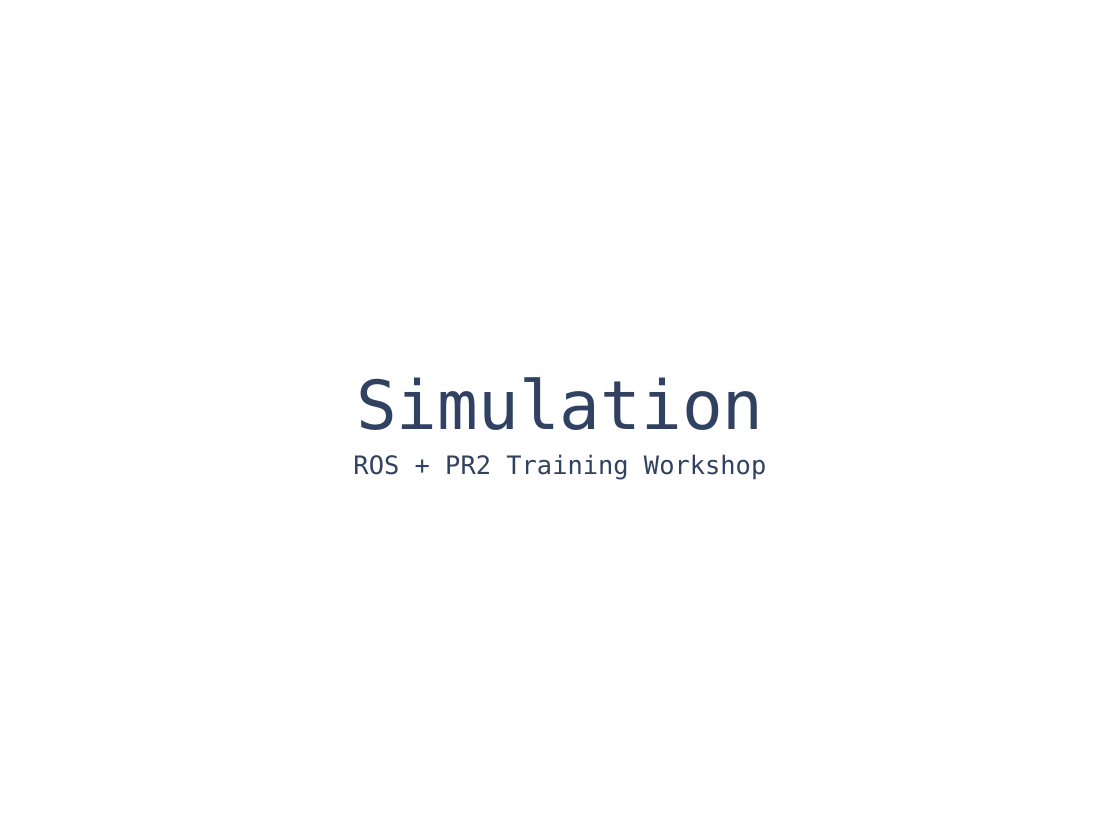
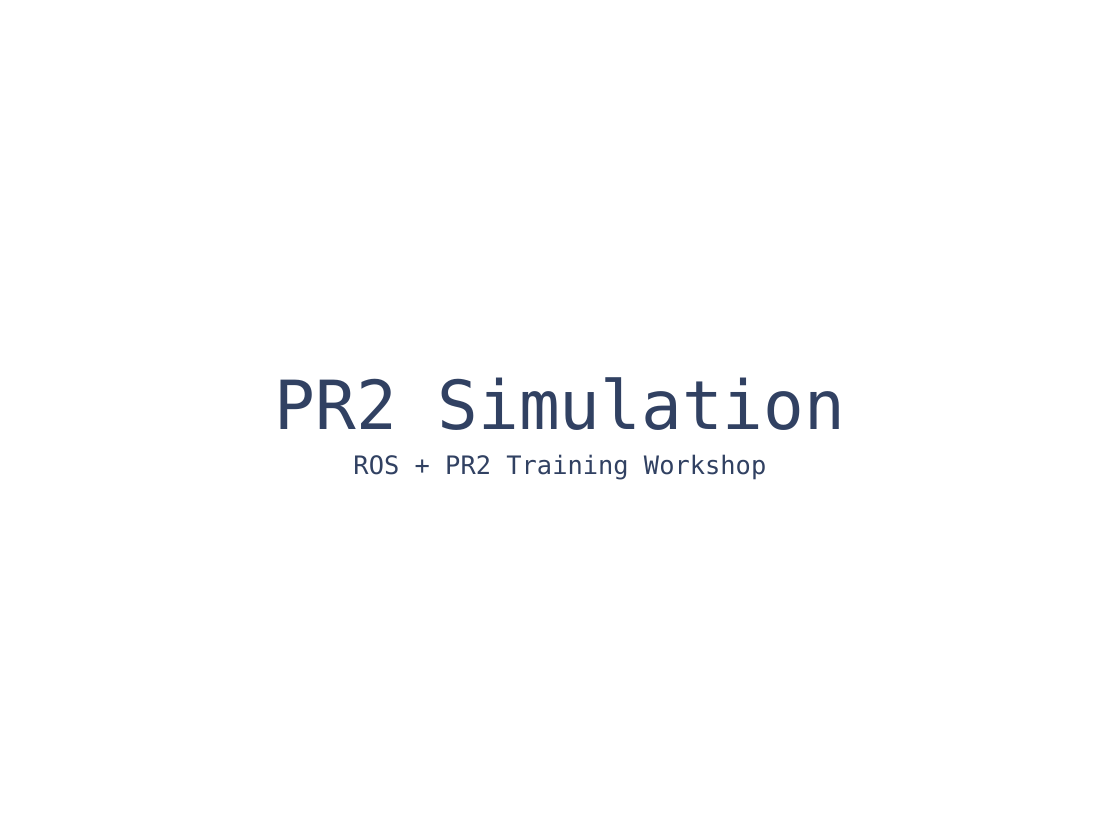
Before and after one commit to PR2/pr2_docs, a slide deck: slide 1 of pr2_training_workshop/simulation/simulation_training_workshop.odp. Drawn at 1120x840 pixels with LibreOffice and Linux fonts; fonts in the diff are those of the drawing. Boxes give left, top, right and bottom in pixels: in the first picture for what was removed or moved away, otherwise in the second. Text is boxed around its words. In the diff, an @@ line names an element or a change of style, - is before the commit and + after.

```diff
--- a/pr2_training_workshop/simulation/simulation_training_workshop.odp
+++ b/pr2_training_workshop/simulation/simulation_training_workshop.odp
@@ text at bbox=[275, 377, 846, 430]: text changed @@
-Simulation
+PR2 Simulation
```
Also in this commit, not shown: 17 other slides changed, 3 slides added.
